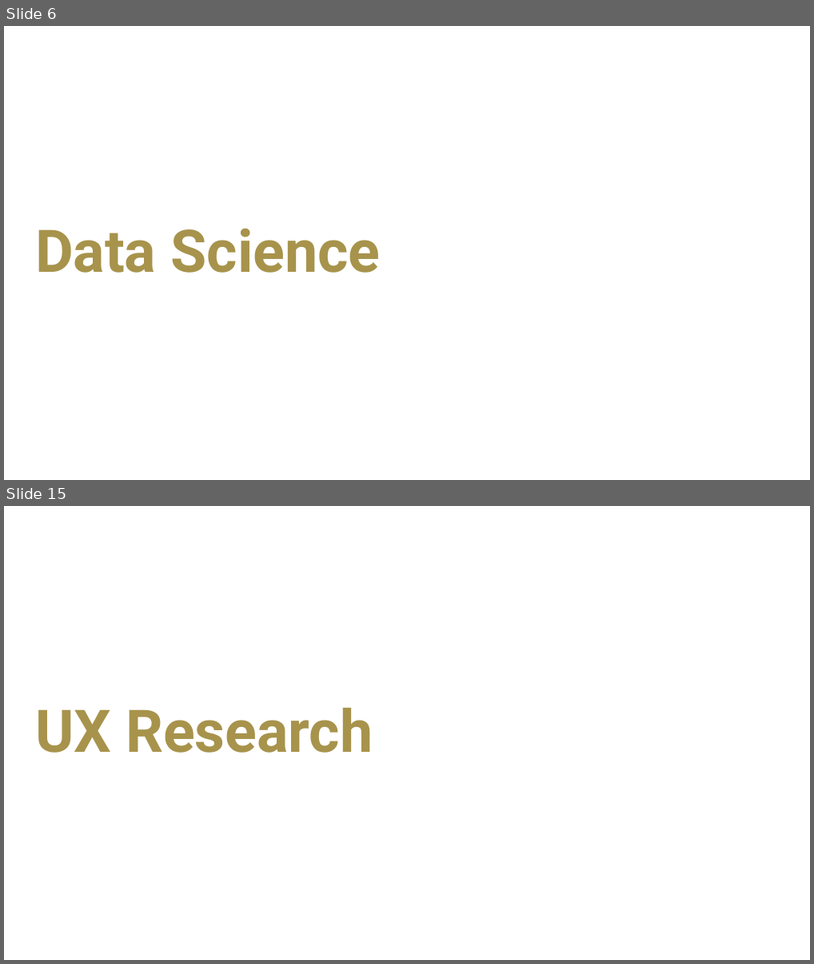
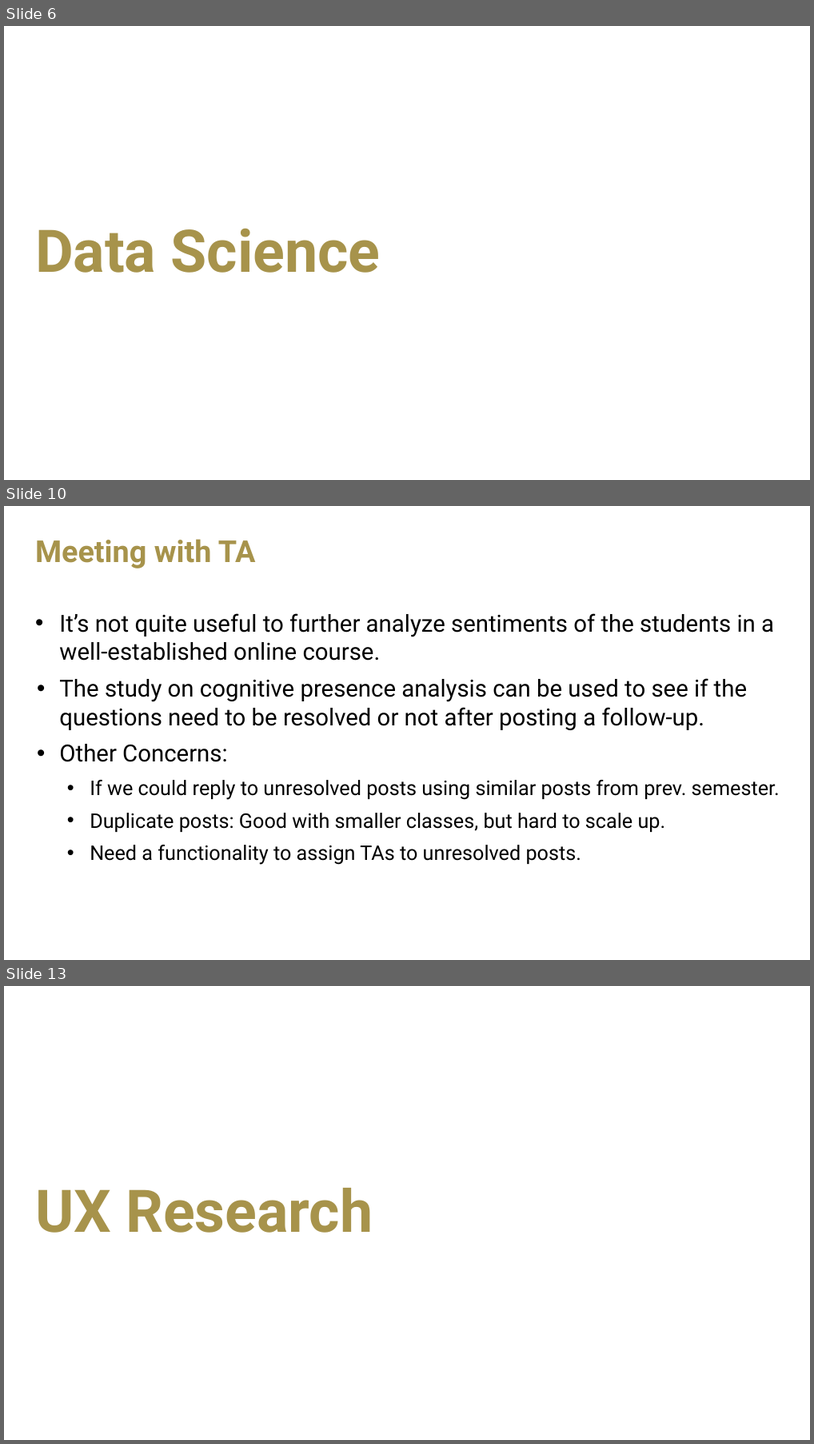
Before and after one commit to saloni-agshiker/DataDrivenEducationLab, a slide deck: spring-2022/presentations/VIP Presentation 1.pptx. Shown one above the other, each under a label of ours: slides 6 and 15 before the commit, slides 6, 10 and 13 after it; the slides between them are not shown. The pictures are 814x964 and 814x1444 pixels, drawn with LibreOffice and Linux fonts; fonts in the diff are those of the drawing; background and template pictures are left out. Boxes give left, top, right and bottom in pixels: in the first picture for what was removed or moved away, otherwise in the second. Text is boxed around its words. In the diff, an @@ line names an element or a change of style, - is before the commit and + after.

```diff
--- a/spring-2022/presentations/VIP Presentation 1.pptx
+++ b/spring-2022/presentations/VIP Presentation 1.pptx
@@ slide 10 added at (4,506,810,960), background picture (left out) @@
@@ title added at (35,539,256,568), 36 pt, text #A7934B, bold @@
+Meeting with TA
@@ text added at (59,613,780,864), 28 pt, text #000000 @@
+• It’s not quite useful to further analyze sentiments of the students in a well-established online course.
+• The study on cognitive presence analysis can be used to see if the questions need to be resolved or not after posting a follow-up.
+• Other Concerns:
+  • If we could reply to unresolved posts using similar posts from prev. semester.
+  • Duplicate posts: Good with smaller classes, but hard to scale up.
+  • Need a functionality to assign TAs to unresolved posts.
@@ what was slide 15 is now slide 13 @@
```
Also in this commit, not shown: 8 slides changed, 11 other slides added, 13 slides removed, 11 other files.
